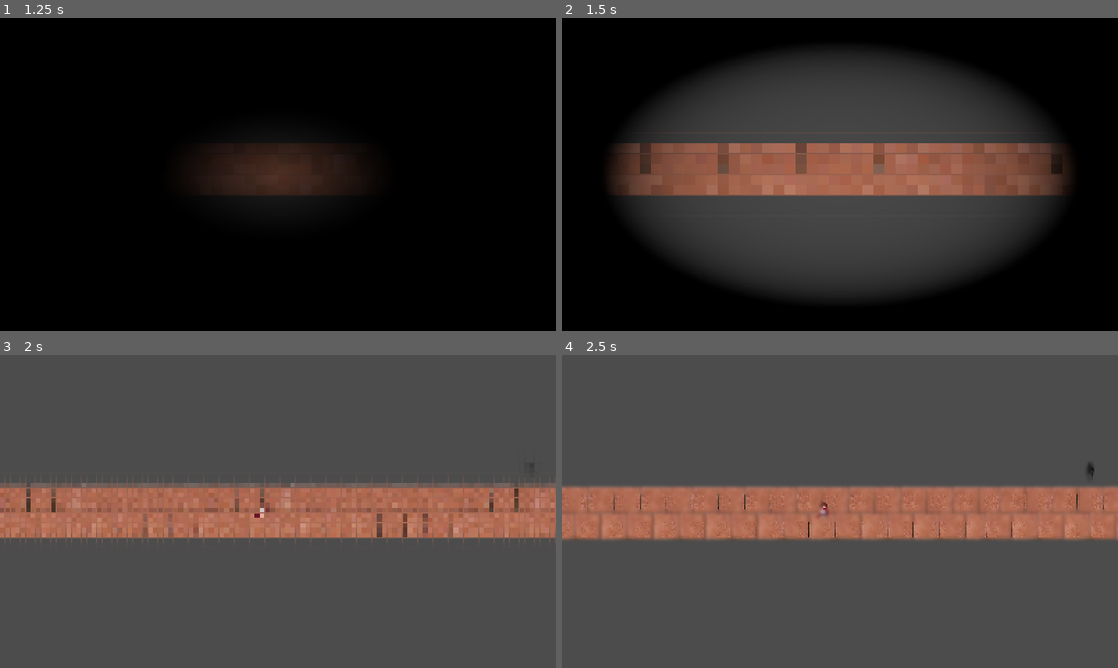
Above: before the commit, frames 1-4 (two rows, left to right).
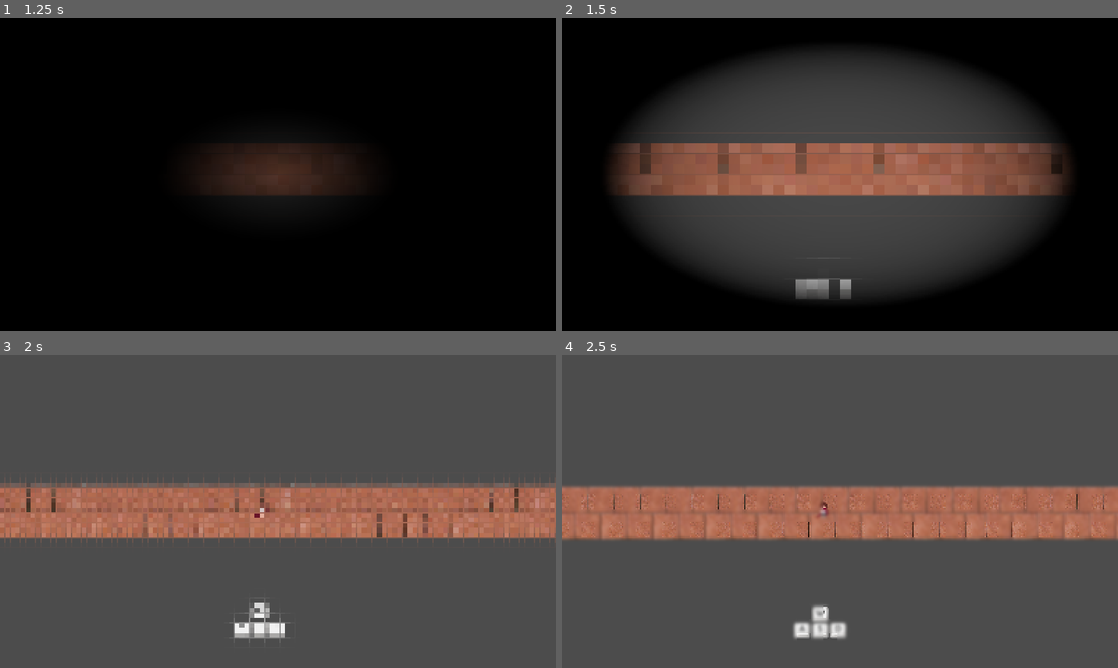
Above: after the commit, the same moments.

Repository: LadyVolk/The-Modern-Triad
Game: Godot game, scene res://Infra/Menu.tscn
The game is run twice, just before and just after one commit, with the same random seed, the same clock (stepped at 60 frames per second) and the same inputs. The engine's default icon, where the game draws it, is replaced by a stand-in: a white triangle on a blue panel in a dark square. Sound files missing from this copy of the repository are replaced by a short silence.
Inputs (mouse positions are in pixels of both pictures, inside the frame that each line leads up to):
- Up to frame 1 (1.25 s): click "START" at 0.5 s
- Up to frame 2 (1.5 s): move the mouse to (962, 158) at 1.27 s; hold D (player_right) from 1.28 s (still down); hold Right mouse button (melee_attack) from 1.28 s (still down)
- Up to frame 3 (2 s): keep holding D (player_right); keep holding Right mouse button (melee_attack)
- Up to frame 4 (2.5 s): move the mouse to (728, 527) at 2.02 s; release D (player_right) at 2.03 s; release Right mouse button (melee_attack) at 2.03 s; hold S (player_down) from 2.03 s (still down); tap Space (player_dash) at 2.1 s

Frame 1 is identical in both runs. In frame 2, 0.5% of the frame differs, in the area x 42-52%, y 83-90%; in frame 3, 0.7%; in frame 4, 0.7%, in the area x 41-96%, y 34-91%.

Commit message:
"finished game", tutorial
added tutorial images

Diff:
--- a/game/Bosses/Anxiety/Level.gd
+++ b/game/Bosses/Anxiety/Level.gd
@@ -117,3 +117,11 @@
 	$FadeScreen.fade_out()
 	yield($FadeScreen, "fade_out_finished")
 	Global.change_scene(0.1, "res://Life/Corridor3.tscn")
+
+
+
+func _on_Timer_timeout_mouse():
+	$Tween.interpolate_property($Mouse, "modulate", Color(1, 1, 1, 1),\
+								Color(1, 1, 1, 0), 3, Tween.TRANS_QUAD, Tween.EASE_OUT)
+
+	$Tween.start()
--- a/game/Bosses/Anxiety/Level.tscn
+++ b/game/Bosses/Anxiety/Level.tscn
@@ -1,9 +1,10 @@
-[gd_scene load_steps=9 format=2]
+[gd_scene load_steps=10 format=2]
 
 [ext_resource path="res://PlayerStuff/Player.tscn" type="PackedScene" id=1]
 [ext_resource path="res://Infra/GameHUD.tscn" type="PackedScene" id=2]
 [ext_resource path="res://Infra/FadeScreen.tscn" type="PackedScene" id=3]
 [ext_resource path="res://Bosses/Anxiety/Level.gd" type="Script" id=4]
+[ext_resource path="res://assets/images/mouse_left.png" type="Texture" id=5]
 [ext_resource path="res://Bosses/Anxiety/Anxiety.tscn" type="PackedScene" id=7]
 [ext_resource path="res://Life/TransitionShader.tscn" type="PackedScene" id=8]
 
@@ -80,5 +81,21 @@
 autostart = true
 
 [node name="TransitionShader" parent="." instance=ExtResource( 8 )]
+
+[node name="Mouse" type="TextureRect" parent="."]
+margin_left = 838.545
+margin_top = 789.436
+margin_right = 1038.55
+margin_bottom = 989.436
+texture = ExtResource( 5 )
+__meta__ = {
+"_edit_use_anchors_": false
+}
+
+[node name="Timer" type="Timer" parent="Mouse"]
+wait_time = 5.0
+one_shot = true
+autostart = true
 [connection signal="timeout" from="TimerShoot" to="." method="_on_Timer_timeout"]
 [connection signal="timeout" from="TimerMeditation" to="." method="_on_TimerMeditation_timeout"]
+[connection signal="timeout" from="Mouse/Timer" to="." method="_on_Timer_timeout_mouse"]
--- a/game/Bosses/Depression/Level.gd
+++ b/game/Bosses/Depression/Level.gd
@@ -179,3 +179,10 @@
 	$FadeScreen.fade_out()
 	yield($FadeScreen, "fade_out_finished")
 	Global.change_scene(0.1, "res://Life/Corridor2.tscn")
+
+
+func _on_Timer_timeout():
+	$Tween.interpolate_property($Tutorial, "modulate", Color(1, 1, 1, 1),\
+								Color(1, 1, 1, 0), 3, Tween.TRANS_QUAD, Tween.EASE_OUT)
+
+	$Tween.start()
--- a/game/Bosses/Depression/Level.tscn
+++ b/game/Bosses/Depression/Level.tscn
@@ -1,10 +1,12 @@
-[gd_scene load_steps=9 format=2]
+[gd_scene load_steps=11 format=2]
 
 [ext_resource path="res://PlayerStuff/Player.tscn" type="PackedScene" id=1]
 [ext_resource path="res://Bosses/Depression/Level.gd" type="Script" id=2]
 [ext_resource path="res://Infra/GameHUD.tscn" type="PackedScene" id=3]
 [ext_resource path="res://Bosses/Depression/Depression.tscn" type="PackedScene" id=4]
 [ext_resource path="res://Infra/FadeScreen.tscn" type="PackedScene" id=5]
+[ext_resource path="res://assets/images/bar.png" type="Texture" id=6]
+[ext_resource path="res://assets/images/mouse_left.png" type="Texture" id=7]
 [ext_resource path="res://Life/TransitionShader.tscn" type="PackedScene" id=9]
 
 [sub_resource type="RectangleShape2D" id=1]
@@ -79,4 +81,32 @@
 [node name="Tween" type="Tween" parent="."]
 
 [node name="TransitionShader" parent="." instance=ExtResource( 9 )]
+
+[node name="Tutorial" type="Node2D" parent="."]
+position = Vector2( 917.97, 934.551 )
+
+[node name="Bar" type="TextureRect" parent="Tutorial"]
+margin_right = 152.0
+margin_bottom = 46.0
+texture = ExtResource( 6 )
+__meta__ = {
+"_edit_use_anchors_": false
+}
+
+[node name="Mouse" type="TextureRect" parent="Tutorial"]
+margin_left = -12.0586
+margin_top = -58.7863
+margin_right = 187.941
+margin_bottom = 141.214
+rect_scale = Vector2( -0.5, 0.5 )
+texture = ExtResource( 7 )
+__meta__ = {
+"_edit_use_anchors_": false
+}
+
+[node name="Timer" type="Timer" parent="Tutorial"]
+wait_time = 5.0
+one_shot = true
+autostart = true
 [connection signal="timeout" from="SpeedBoostTimer" to="." method="_on_SpeedBoostTimer_timeout"]
+[connection signal="timeout" from="Tutorial/Timer" to="." method="_on_Timer_timeout"]
--- a/game/Life/Corridor.tscn
+++ b/game/Life/Corridor.tscn
@@ -8,6 +8,7 @@
 [ext_resource path="res://Life/base_fade.shader" type="Shader" id=6]
 [ext_resource path="res://Life/Pixelation.tres" type="Material" id=7]
 [ext_resource path="res://Life/TransitionShader.tscn" type="PackedScene" id=8]
+[ext_resource path="res://assets/images/Keyboard keys (transparent).png" type="Texture" id=9]
 
 [sub_resource type="RectangleShape2D" id=1]
 extents = Vector2( 960, 20 )
@@ -348,15 +349,16 @@
 position = Vector2( 1061.94, 529.392 )
 
 [node name="Mirror" parent="." instance=ExtResource( 4 )]
-position = Vector2( 1521.28, 492.073 )
+position = Vector2( 557.592, 502.362 )
 
 [node name="ShaderLayer" type="CanvasLayer" parent="."]
 
 [node name="Fade" type="ColorRect" parent="ShaderLayer"]
 material = SubResource( 4 )
-margin_top = 3.0
-margin_right = 1920.0
-margin_bottom = 1083.0
+margin_left = -11.4888
+margin_top = 73.9907
+margin_right = 1908.52
+margin_bottom = 1153.99
 __meta__ = {
 "_edit_use_anchors_": false
 }
@@ -376,3 +378,7 @@
 [node name="Tween" type="Tween" parent="."]
 
 [node name="TransitionShader" parent="." instance=ExtResource( 8 )]
+
+[node name="Sprite" type="Sprite" parent="."]
+position = Vector2( 1054.55, 722.414 )
+texture = ExtResource( 9 )
--- a/game/Life/Corridor2.tscn
+++ b/game/Life/Corridor2.tscn
@@ -348,7 +348,7 @@
 position = Vector2( 1061.94, 529.392 )
 
 [node name="Mirror" parent="." instance=ExtResource( 4 )]
-position = Vector2( 1521.28, 492.073 )
+position = Vector2( 527.492, 499.233 )
 
 [node name="ShaderLayer" type="CanvasLayer" parent="."]
 
--- a/game/Life/Corridor3.tscn
+++ b/game/Life/Corridor3.tscn
@@ -348,7 +348,7 @@
 position = Vector2( 1061.94, 529.392 )
 
 [node name="Mirror" parent="." instance=ExtResource( 4 )]
-position = Vector2( 1521.28, 492.073 )
+position = Vector2( 534.179, 500.667 )
 
 [node name="ShaderLayer" type="CanvasLayer" parent="."]
 
Not shown: 1 places in game/Life/Corridor.tscn that only renumber resources
Binary file added: game/assets/images/Keyboard keys (transparent).png
Not shown, added: game/assets/images/Keyboard keys (transparent).png.import
Binary file added: game/assets/images/bar.png
Not shown, added: game/assets/images/bar.png.import
Binary file added: game/assets/images/mouse_left.png
Not shown, added: game/assets/images/mouse_left.png.import
